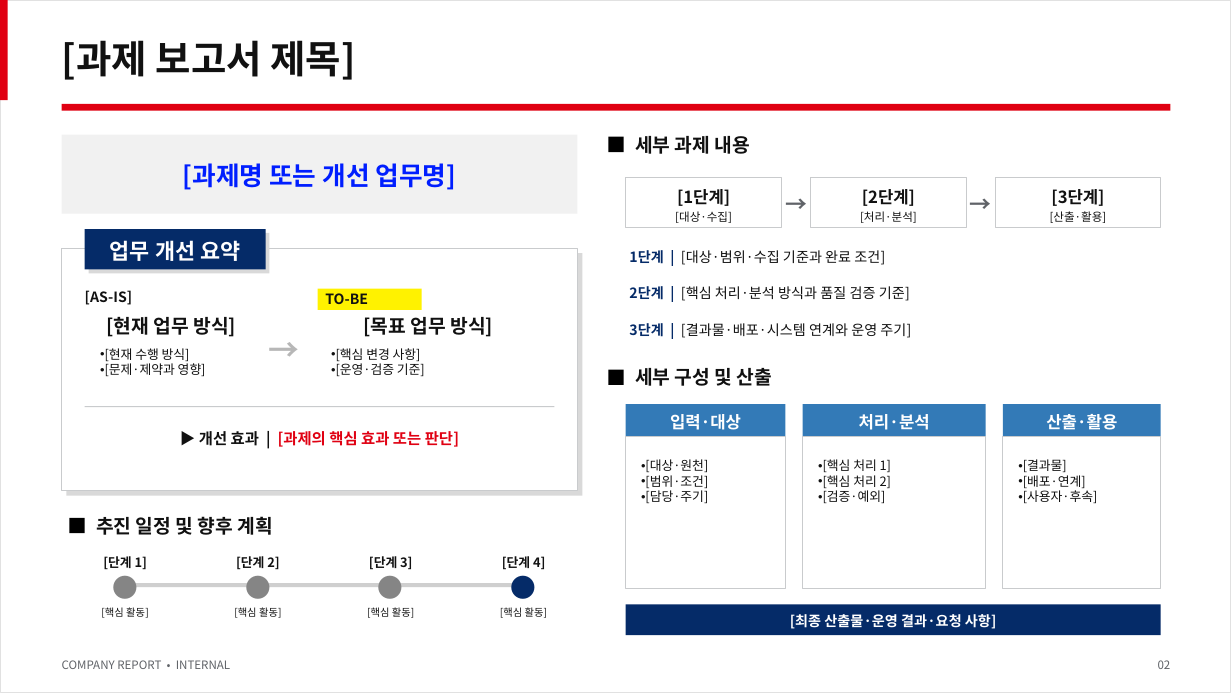
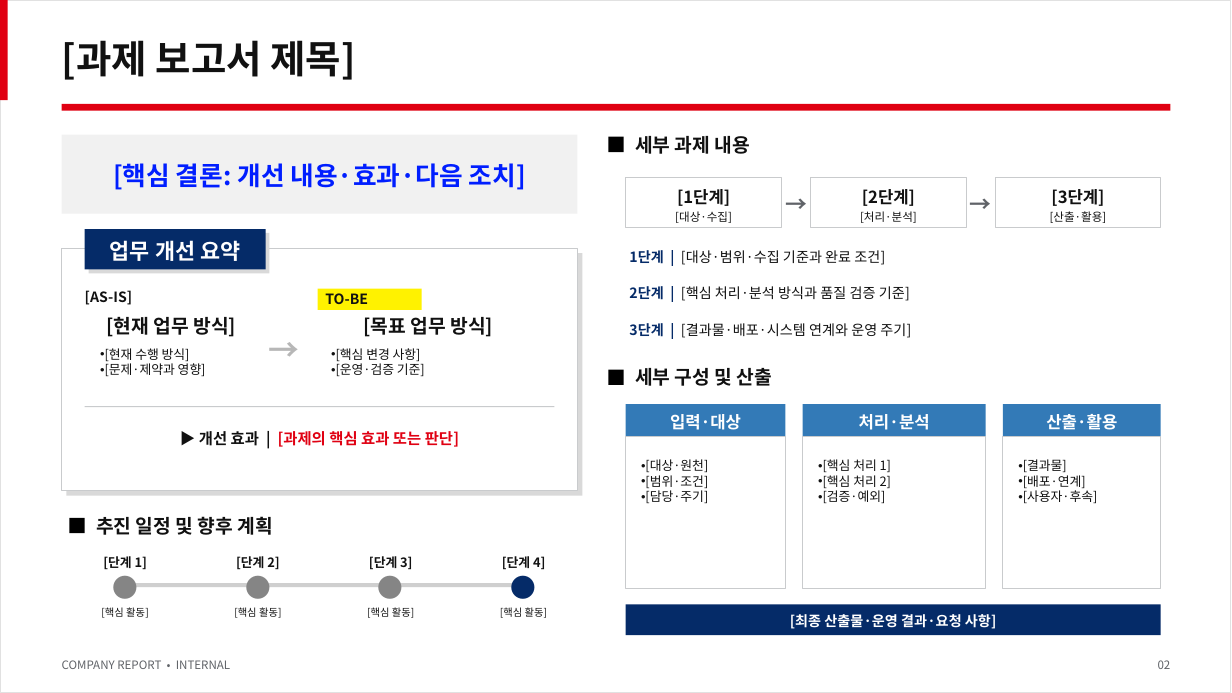
Before and after one commit to SungmoKim/skill-company-report-maker, a slide deck: slide 2 of plugins/company-report/skills/company-report/assets/template.pptx. Drawn at 1232x693 pixels with LibreOffice and Linux fonts; fonts in the diff are those of the drawing. Boxes give left, top, right and bottom in pixels: in the first picture for what was removed or moved away, otherwise in the second. Text is boxed around its words. In the diff, an @@ line names an element or a change of style, - is before the commit and + after.

```diff
--- a/plugins/company-report/skills/company-report/assets/template.pptx
+++ b/plugins/company-report/skills/company-report/assets/template.pptx
@@ text at [113,163,526,190]: text changed @@
-[과제명 또는 개선 업무명]
+[핵심 결론: 개선 내용·효과·다음 조치]
```
Also in this commit, not shown: 5 other slides changed, 5 other files.
